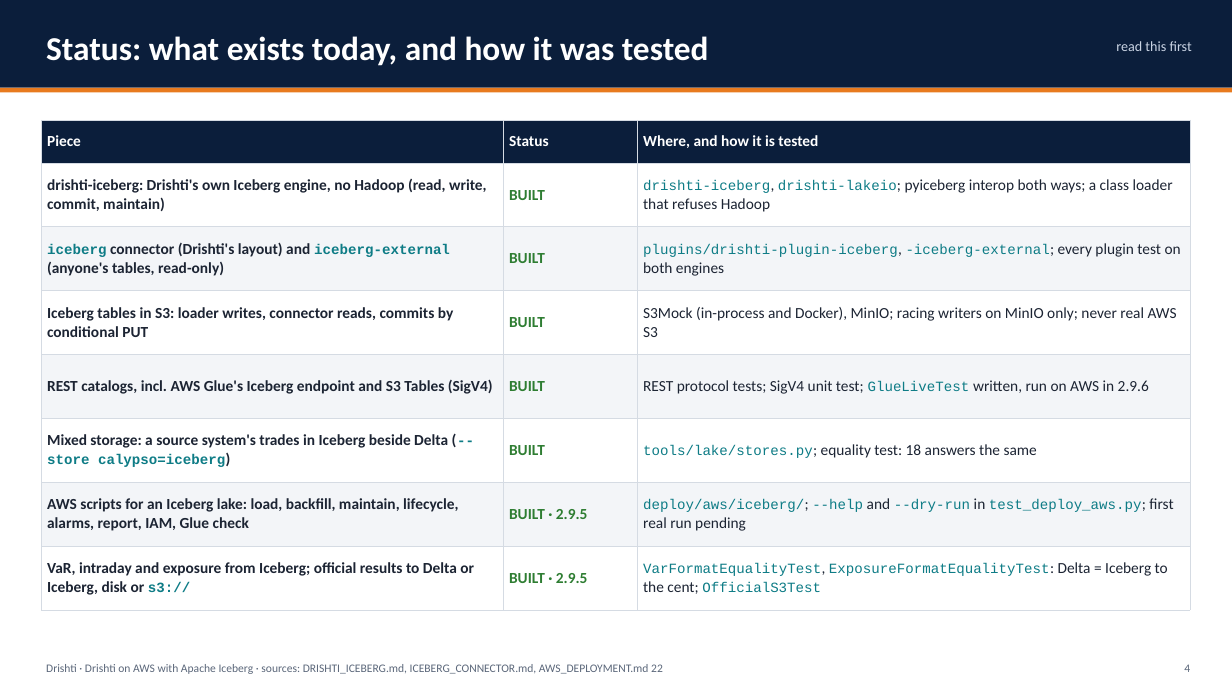
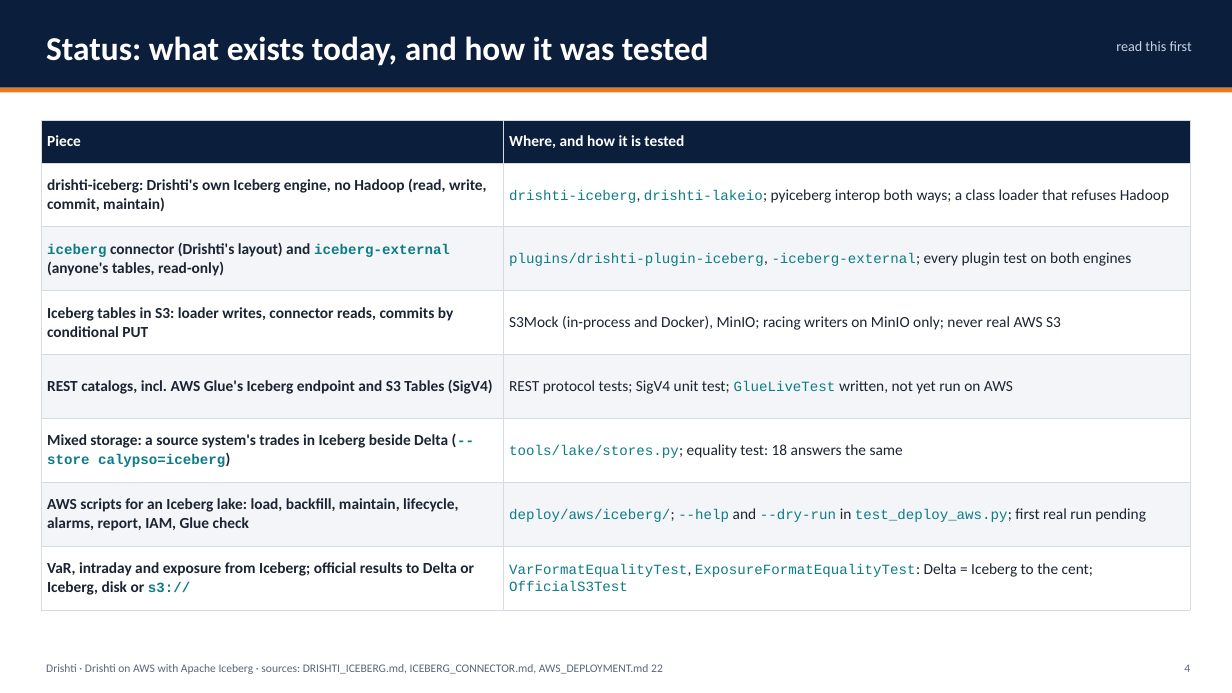
Before and after one commit to ajsinha/drishti, a slide deck: slide 4 of docs/publications/Drishti-AWS-Iceberg.pptx. Drawn at 1232x693 pixels with LibreOffice and Linux fonts; fonts in the diff are those of the drawing. Boxes give left, top, right and bottom in pixels: in the first picture for what was removed or moved away, otherwise in the second. Text is boxed around its words. In the diff, an @@ line names an element or a change of style, - is before the commit and + after.

Commit message:
Decks: Design and Evidence, AWS Delta Lake and AWS Iceberg rebuilt (no BUILT pills, no release numbers, facts brought up to date; editions, Arrow, computed attributes, the Java loader and sharding on Fargate)

```diff
--- a/docs/publications/Drishti-AWS-Iceberg.pptx
+++ b/docs/publications/Drishti-AWS-Iceberg.pptx
@@ table at (42,120,1190,610) @@
-column 2: Status | BUILT | BUILT | BUILT | BUILT | BUILT | BUILT · 2.9.5 | BUILT · 2.9.5
-column 3: Where, and how it is tested | drishti-iceberg, drishti-lakeio; pyiceberg interop both ways; a class loader that refuses Hadoop | plugins/drishti-plugin-iceberg, -iceberg-external; every plugin test on both engines | S3Mock (in-process and Docker), MinIO; racing writers on MinIO only; never real AWS S3 | REST protocol tests; SigV4 unit test; GlueLiveTest written, run on AWS in 2.9.6 | tools/lake/stores.py; equality test: 18 answers the same | deploy/aws/iceberg/; --help and --dry-run in test_deploy_aws.py; first real run pending | VarFormatEqualityTest, ExposureFormatEqualityTest: Delta = Iceberg to the cent; OfficialS3Test
+column 2: Where, and how it is tested | drishti-iceberg, drishti-lakeio; pyiceberg interop both ways; a class loader that refuses Hadoop | plugins/drishti-plugin-iceberg, -iceberg-external; every plugin test on both engines | S3Mock (in-process and Docker), MinIO; racing writers on MinIO only; never real AWS S3 | REST protocol tests; SigV4 unit test; GlueLiveTest written, not yet run on AWS | tools/lake/stores.py; equality test: 18 answers the same | deploy/aws/iceberg/; --help and --dry-run in test_deploy_aws.py; first real run pending | VarFormatEqualityTest, ExposureFormatEqualityTest: Delta = Iceberg to the cent; OfficialS3Test
```
Also in this commit, not shown: 43 other slides changed, 1 slide added, 3 other files.
